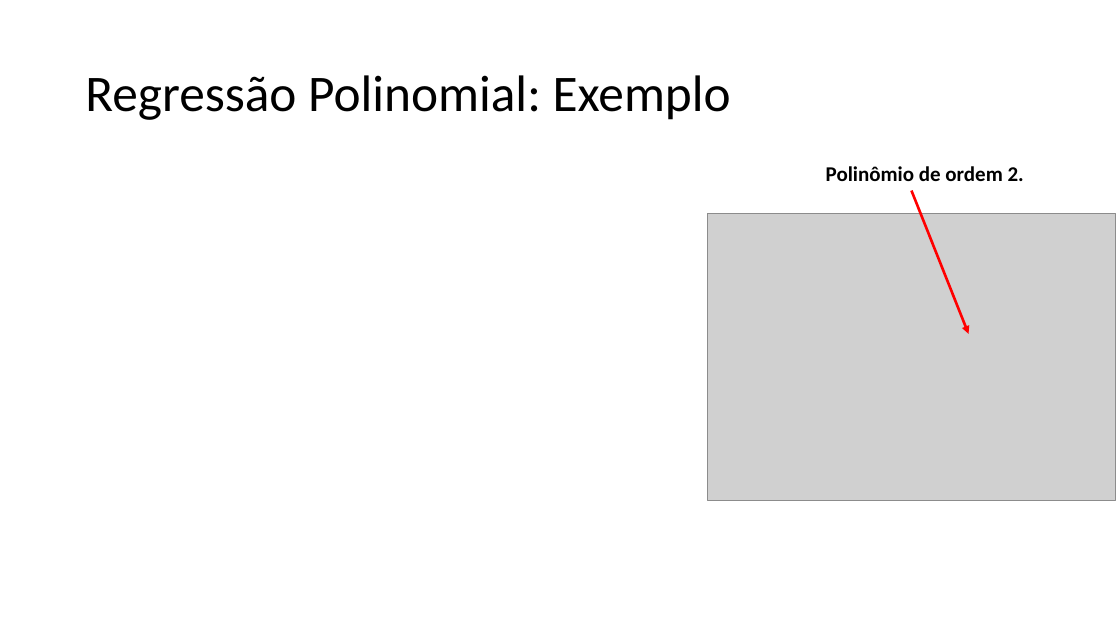
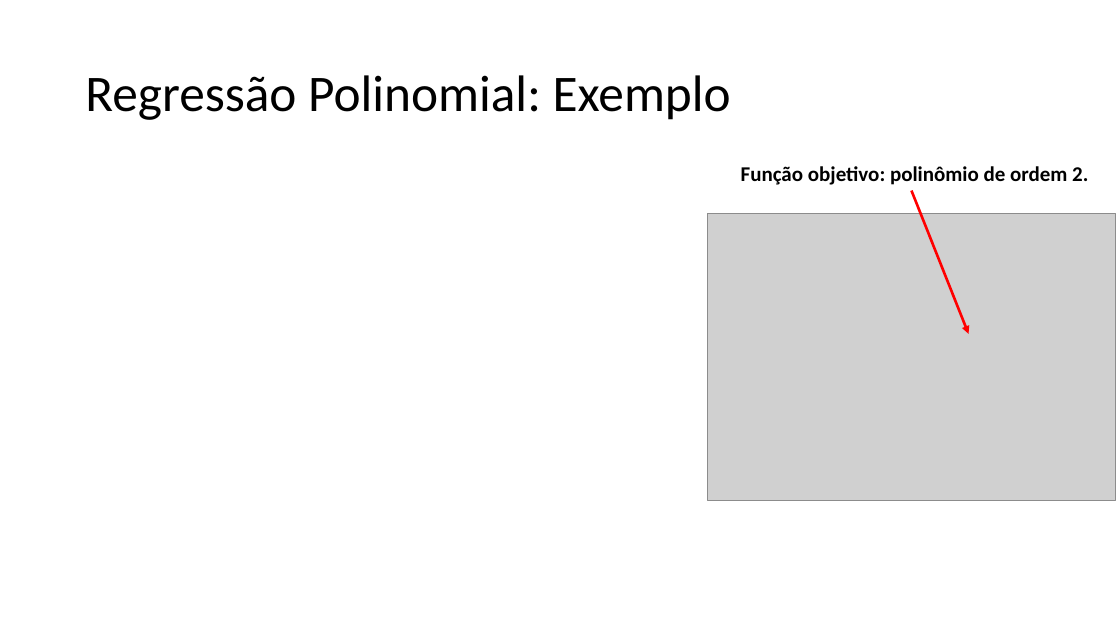
Before and after one commit to zz4fap/t319_aprendizado_de_maquina, a slide deck: slide 8 of slides/T319_Regressão_Linear (Parte IV).pptx. Drawn at 1120x630 pixels with LibreOffice and Linux fonts; fonts in the diff are those of the drawing; grey boxes stand for pictures. Boxes give left, top, right and bottom in pixels: in the first picture for what was removed or moved away, otherwise in the second. Text is boxed around its words. In the diff, an @@ line names an element or a change of style, - is before the commit and + after.

```diff
--- a/slides/T319_Regressão_Linear (Parte IV).pptx
+++ b/slides/T319_Regressão_Linear (Parte IV).pptx
@@ text at <box>741,166,1088,185</box>: text changed @@
-Polinômio de ordem 2.
+Função objetivo: polinômio de ordem 2.
```
Also in this commit, not shown: 3 other slides changed, 11 other files.
